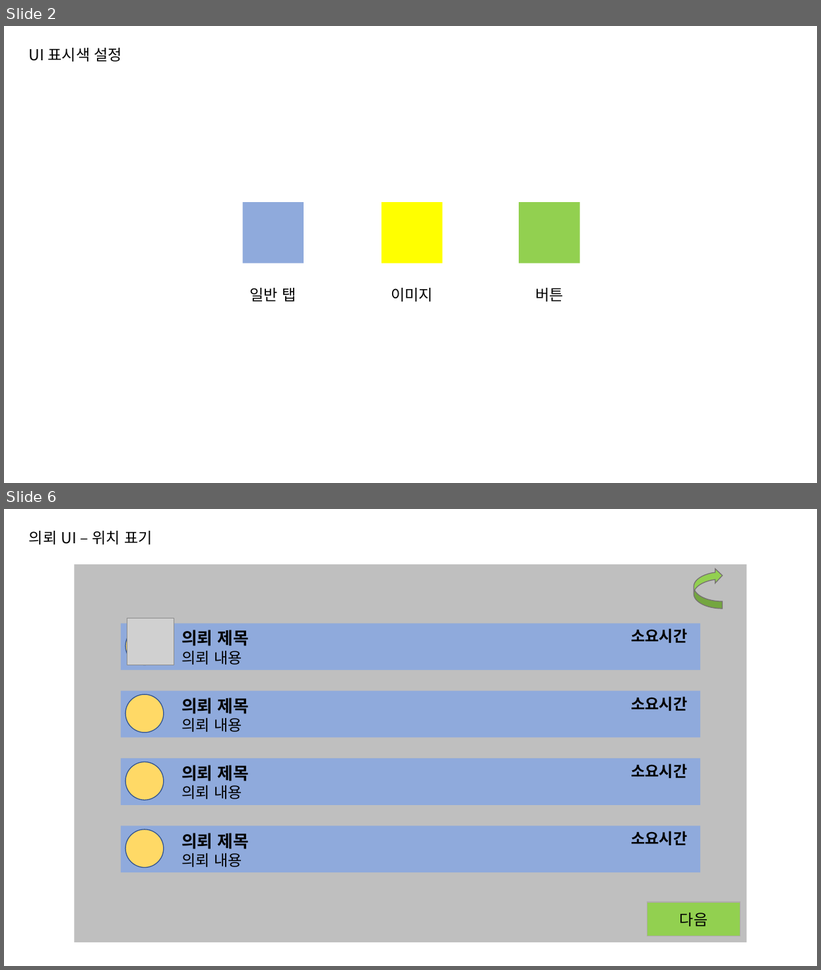
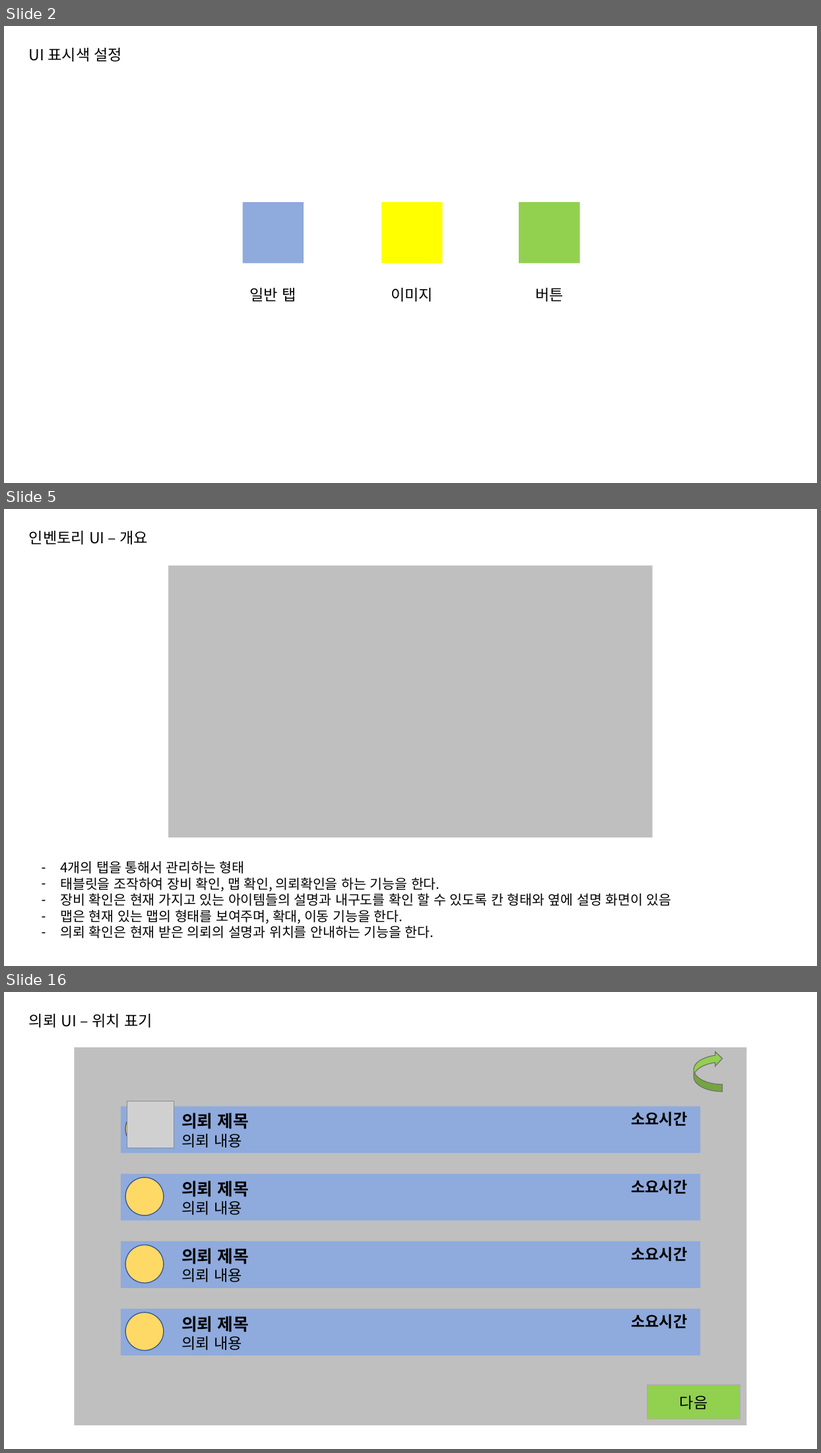
Before and after one commit to go4521304/Backyeah, a slide deck: document/UI기획서초안_ver1.1.pptx. Shown one above the other, each under a label of ours: slides 2 and 6 before the commit, slides 2, 5 and 16 after it; the slides between them are not shown. The pictures are 821x970 and 821x1453 pixels, drawn with LibreOffice and Linux fonts; fonts in the diff are those of the drawing; grey boxes stand for pictures. Boxes give left, top, right and bottom in pixels: in the first picture for what was removed or moved away, otherwise in the second. Text is boxed around its words. In the diff, an @@ line names an element or a change of style, - is before the commit and + after.

Commit message:
Ui개요 업로드

```diff
--- a/document/UI기획서초안_ver1.1.pptx
+++ b/document/UI기획서초안_ver1.1.pptx
@@ slide 5 added at <box>4,509,817,966</box>, background #FFFFFF @@
@@ text added at <box>29,531,149,545</box>, 18 pt, text #000000 @@
+인벤토리 UI – 개요
@@ rectangle added at <box>169,566,653,838</box>, fill #BFBFBF @@
@@ text added at <box>60,861,672,939</box>, 16 pt, text #000000 @@
+– 4개의 탭을 통해서 관리하는 형태
+– 태블릿을 조작하여 장비 확인, 맵 확인, 의뢰확인을 하는 기능을 한다.
+– 장비 확인은 현재 가지고 있는 아이템들의 설명과 내구도를 확인 할 수 있도록 칸 형태와 옆에 설명 화면이 있음
+– 맵은 현재 있는 맵의 형태를 보여주며, 확대, 이동 기능을 한다.
+– 의뢰 확인은 현재 받은 의뢰의 설명과 위치를 안내하는 기능을 한다.
@@ what was slide 6 is now slide 16 @@
```
Also in this commit, not shown: 3 slides changed, 9 other slides added, 1 other file.
